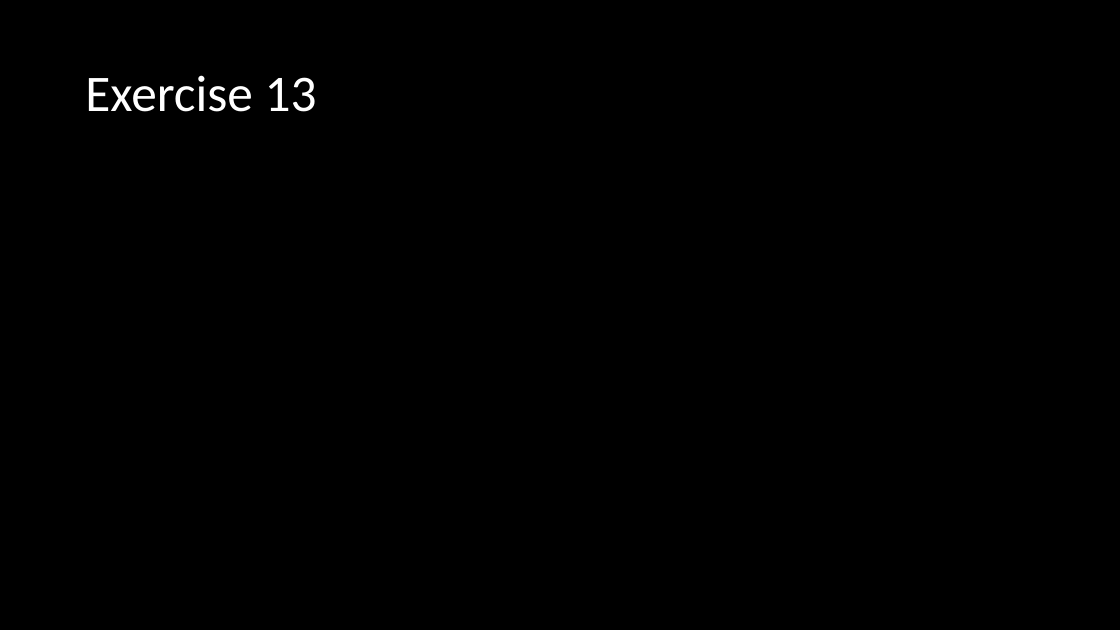
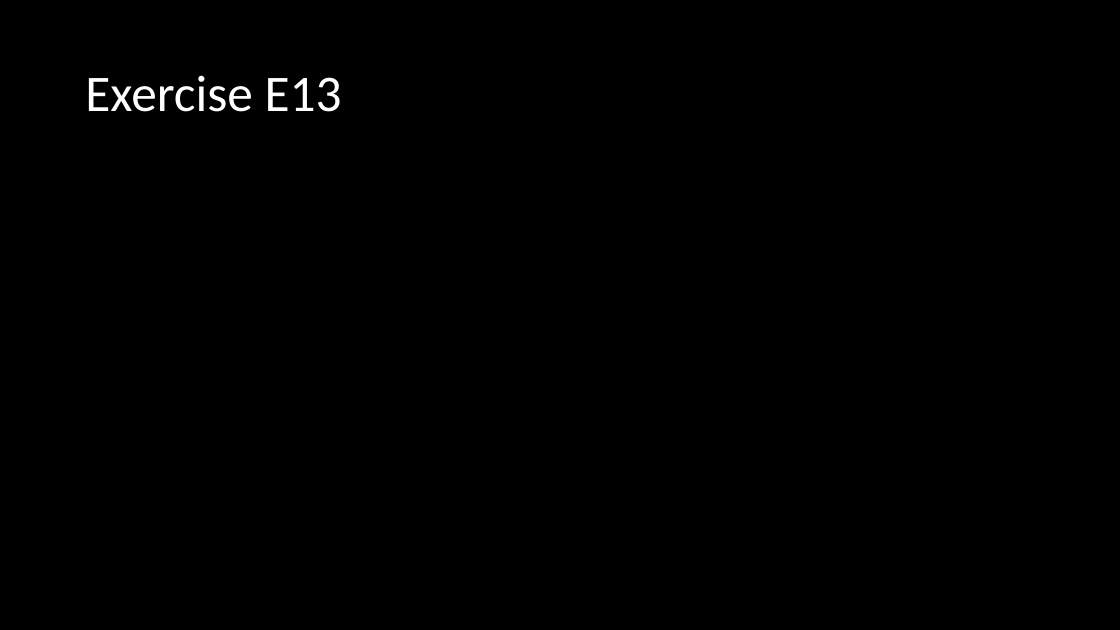
Before and after one commit to differental/IEP-E, a slide deck: slide 2 of Final_slides/E13.pptx. Drawn at 1120x630 pixels with LibreOffice and Linux fonts; fonts in the diff are those of the drawing; grey boxes stand for pictures. Boxes give left, top, right and bottom in pixels: in the first picture for what was removed or moved away, otherwise in the second. Text is boxed around its words. In the diff, an @@ line names an element or a change of style, - is before the commit and + after.

```diff
--- a/Final_slides/E13.pptx
+++ b/Final_slides/E13.pptx
@@ title at box(85, 75, 342, 112): text changed @@
-Exercise 13
+Exercise E13
```
Also in this commit, not shown: 5 other slides changed, 9 other files.
